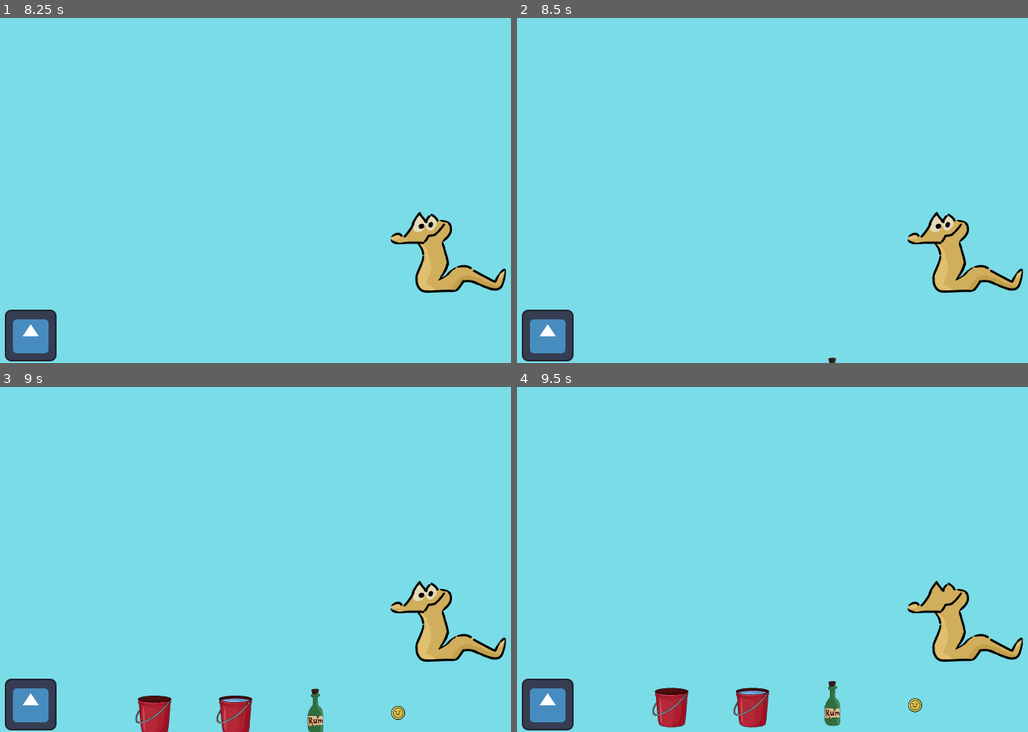
Above: before the commit, frames 1-4 (two rows, left to right).
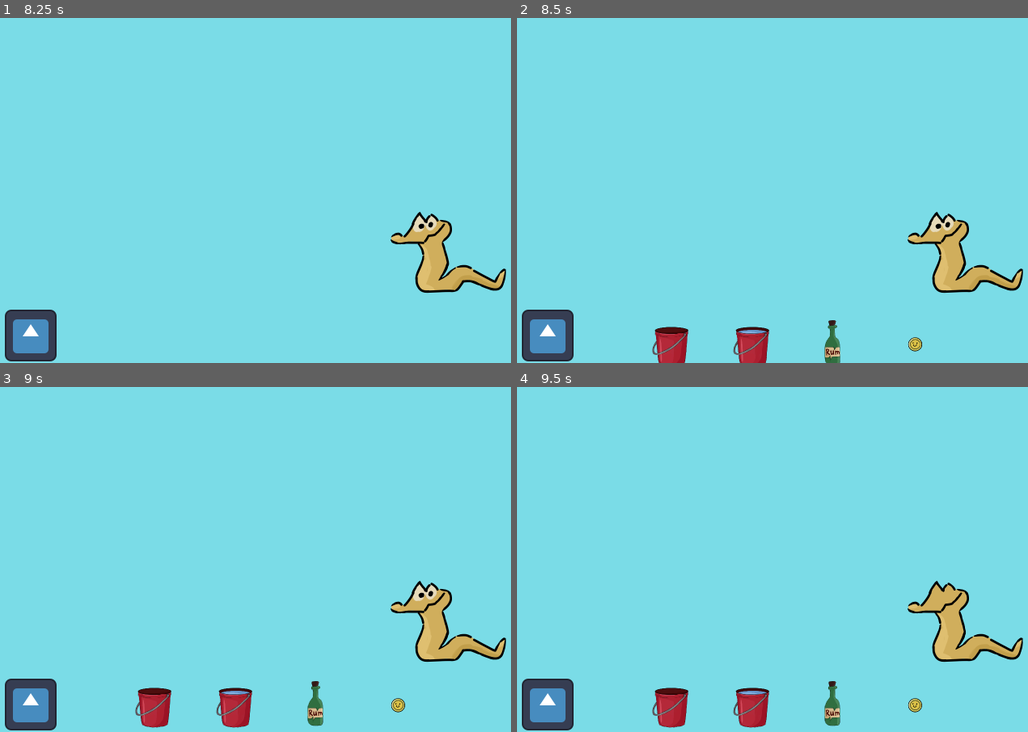
Above: after the commit, the same moments.

Repository: DiVaSkibo/Notebook-command
Game: Godot game, scene res://Scene/+.tscn
Same seed, same stepped clock (60 frames per second), same inputs: the game is played once before the commit and once after it. The engine's default icon, where the game draws it, is replaced by a stand-in: a white triangle on a blue panel in a dark square.
Inputs (mouse positions are in pixels of both pictures, inside the frame that each line leads up to):
- Up to frame 1 (8.25 s): click (30, 335) at 0.5 s; click (30, 335) at 1.25 s; click (30, 335) at 2 s; tap Enter at 2.75 s; move the mouse to (30, 114) at 2.77 s; press the mouse at (30, 114) at 2.78 s; move the mouse to (132, 114) at 3.52 s; release the mouse at (132, 114) at 3.53 s; click (132, 114) at 3.6 s; move the mouse to (240, 114) at 4.27 s; press the mouse at (240, 114) at 4.28 s; move the mouse to (342, 114) at 5.02 s; release the mouse at (342, 114) at 5.03 s; click (342, 114) at 5.1 s; move the mouse to (470, 235) at 5.77 s; press the mouse at (470, 235) at 5.78 s; move the mouse to (81, 124) at 6.52 s; release the mouse at (81, 124) at 6.53 s; click (81, 124) at 6.6 s; move the mouse to (306, 180) at 7.27 s; press the mouse at (306, 180) at 7.28 s; tap Space at 8 s; move the mouse to (178, 90) at 8.02 s; release the mouse at (178, 90) at 8.03 s; click (178, 90) at 8.1 s
- Up to frame 2 (8.5 s): no input
- Up to frame 3 (9 s): move the mouse to (419, 531) at 8.77 s; press the mouse at (419, 531) at 8.78 s
- Up to frame 4 (9.5 s): no input

Frame 1 is identical in both runs. In frame 2, 1.6% of the frame differs, in the area x 26-80%, y 87-100%; in frame 3, 1.5%; in frame 4, nothing differs.

Commit message:
Fix
* wallet script
* map script

Diff:
--- a/Scene/___Wallet.tscn
+++ b/Scene/___Wallet.tscn
@@ -34,14 +34,15 @@
 
 [sub_resource type="Animation" id="Animation_ifawl"]
 resource_name = "useWallet"
+length = 0.5
 tracks/0/type = "value"
 tracks/0/imported = false
 tracks/0/enabled = true
 tracks/0/path = NodePath("CenterContainer:position")
-tracks/0/interp = 1
+tracks/0/interp = 2
 tracks/0/loop_wrap = true
 tracks/0/keys = {
-"times": PackedFloat32Array(0, 1),
+"times": PackedFloat32Array(0, 0.5),
 "transitions": PackedFloat32Array(1, 1),
 "update": 0,
 "values": [Vector2(0, 960), Vector2(0, 772)]
@@ -53,7 +54,7 @@
 tracks/1/interp = 1
 tracks/1/loop_wrap = true
 tracks/1/keys = {
-"times": PackedFloat32Array(0, 0.0333334, 1),
+"times": PackedFloat32Array(0, 0.0333334, 0.5),
 "transitions": PackedFloat32Array(1, 1, 1),
 "update": 1,
 "values": [false, true, true]
--- a/script/_Map.gd
+++ b/script/_Map.gd
@@ -7,6 +7,7 @@
 
 	#region	Funcs
 func _ready() -> void:
+	Wallet.hide()
 	for location in locations.get_children():
 		location.navigated.connect(_on_location_navigated)
 #endregion
@@ -14,6 +15,7 @@
 	#region	Signals
 func _on_location_navigated(to :Location):
 	if navigator.is_on_target(to):
+		Wallet.show()
 		get_tree().change_scene_to_file('Scene/' + to.scene + '.tscn')
 		print()
 		print('\t\t' + '_'.repeat(to.scene.length() + 4))
